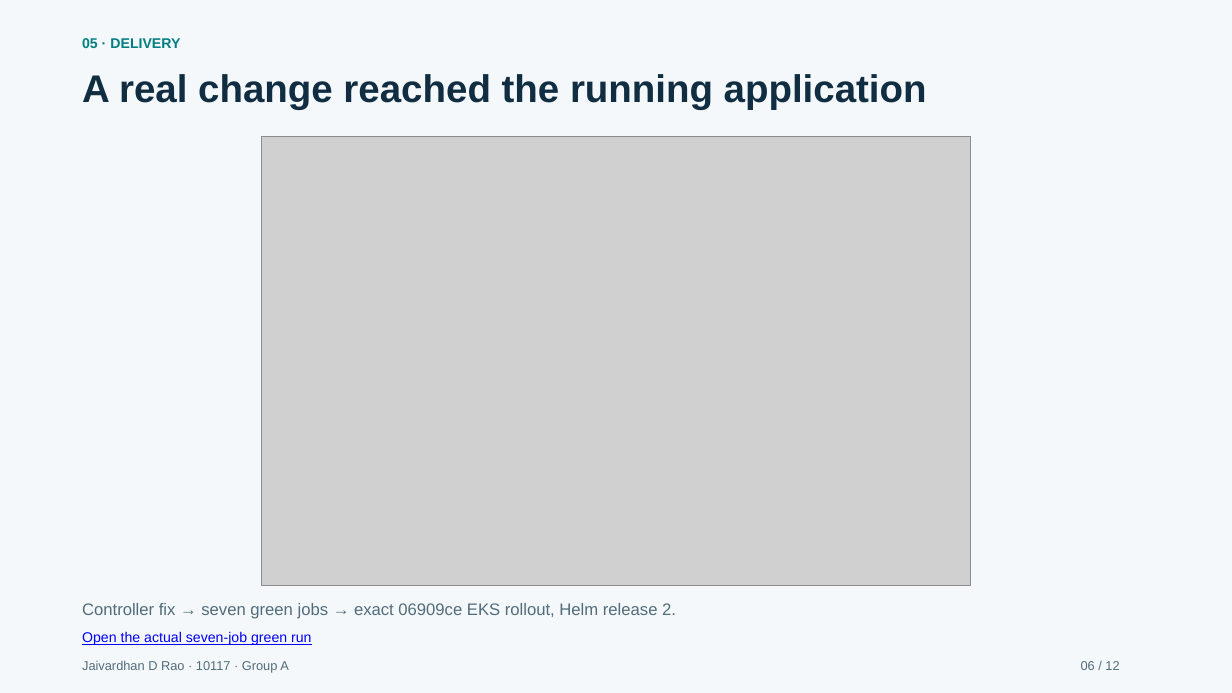
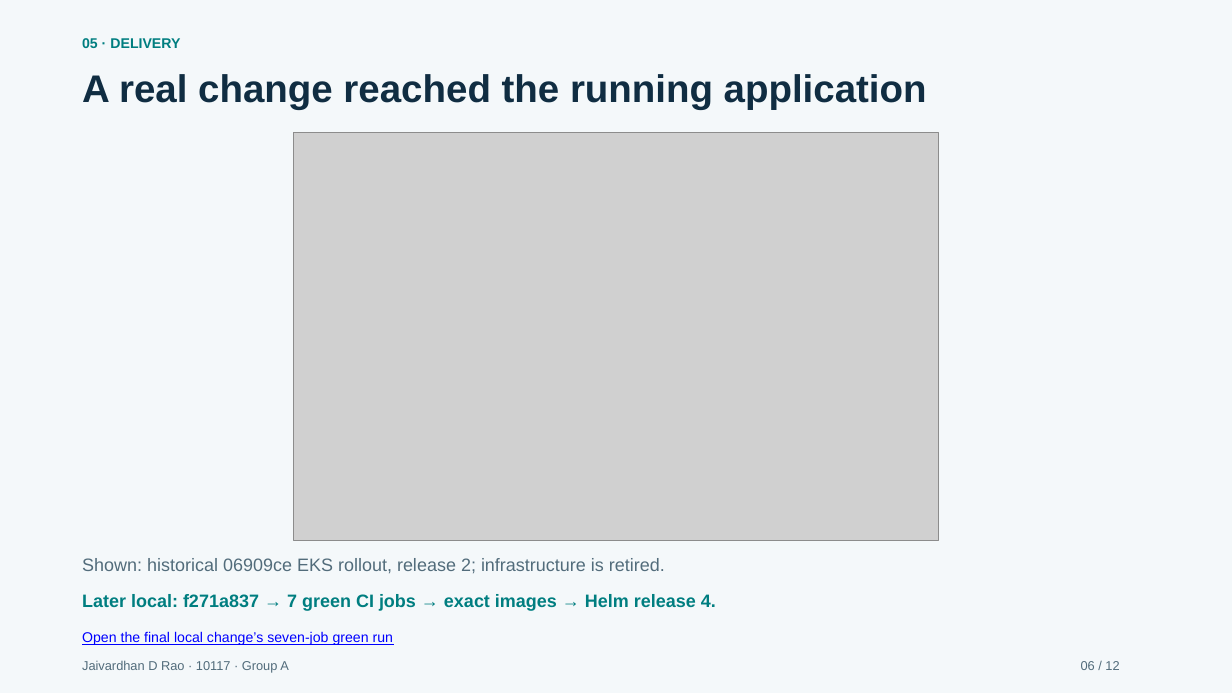
Before and after one commit to jaivardhandrao/labledger-devops-capstone, a slide deck: slide 6 of docs/presentation/LabLedger_Capstone_Presentation.pptx. Drawn at 1232x693 pixels with LibreOffice and Linux fonts; fonts in the diff are those of the drawing; grey boxes stand for pictures. Boxes give left, top, right and bottom in pixels: in the first picture for what was removed or moved away, otherwise in the second. Text is boxed around its words. In the diff, an @@ line names an element or a change of style, - is before the commit and + after.

```diff
--- a/docs/presentation/LabLedger_Capstone_Presentation.pptx
+++ b/docs/presentation/LabLedger_Capstone_Presentation.pptx
@@ picture: place and size @@
-picture at (261,136,970,585)
+picture at (294,132,939,541)
@@ text at (82,558,665,573): text changed; size 13 to 14 pt @@
-Controller fix → seven green jobs → exact 06909ce EKS rollout, Helm release 2.
+Shown: historical 06909ce EKS rollout, release 2; infrastructure is retired.
@@ text added at (82,594,716,611), 14 pt, text #007E80, bold @@
+Later local: f271a837 → 7 green CI jobs → exact images → Helm release 4.
@@ text at (82,631,393,645): text changed @@
-Open the actual seven-job green run
+Open the final local change’s seven-job green run
```
Also in this commit, not shown: 3 other slides changed, 13 other files.
